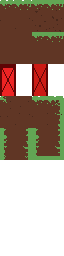
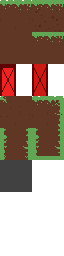
Revision of a layered 64px x 256px image; what changed, layer by layer:
added layer "Layer 1" above "Ground1" over [0, 160, 32, 192]
